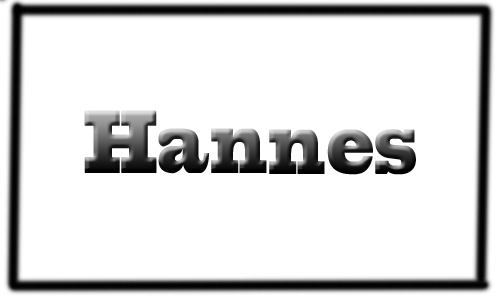
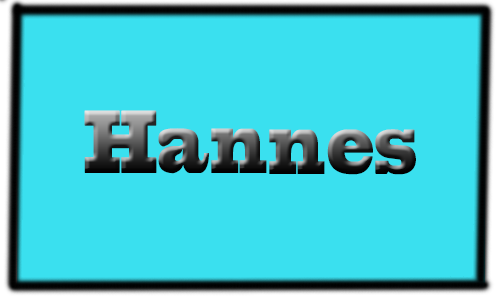
Before/after of a 500x300 layered artwork. What changed in the layer stack:
painted on "Layer 1" over left=21, top=18, right=478, bottom=278
added layer "Layer 2" over left=17, top=10, right=485, bottom=286
